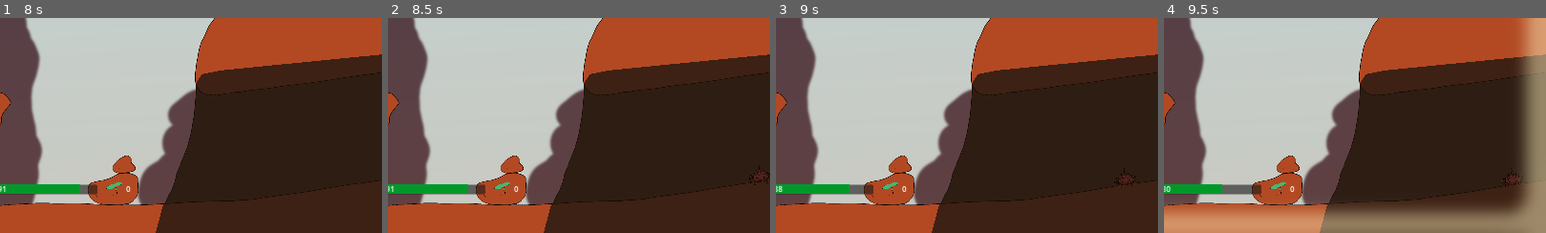
Above: before the commit, frames 1-4 (left to right).
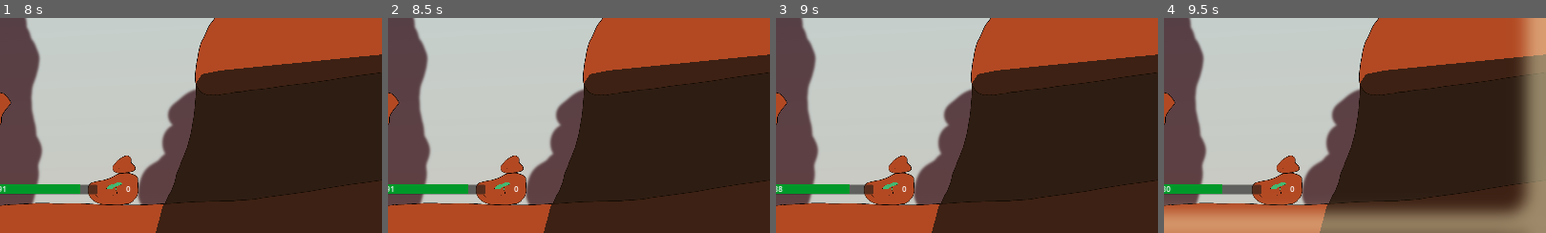
Above: after the commit, the same moments.

Repository: Niimphu/NewbieGameJam2023
Game: Godot game, scene res://Levels/Level 1/level_1.tscn
The game is run twice, just before and just after one commit, with the same random seed, the same clock (stepped at 60 frames per second) and the same inputs. This scene is started directly instead of the project's main scene.
Inputs:
- Up to frame 1 (8 s): tap Enter at 0.5 s; hold J (attack) 0.53-1.28 s; hold Right (ui_right) 0.53-2.03 s; tap Space (jump) at 0.77, 1.52, 3.02, 3.77, 4.52, 6.02, 6.77, 7.52 s; tap K (toggle_parasol) every 1.5 s from 1.35 to 7.35 s; hold Left (ui_left) 2.03-2.78 s; hold J (attack) 2.03-2.78 s; hold Right (ui_right) 2.78-4.28 s; hold J (attack) 3.53-4.28 s; hold Left (ui_left) 4.28-5.03 s; hold Right (ui_right) 5.03-5.78 s; hold J (attack) 5.03-5.78 s; hold Left (ui_left) 5.78-7.28 s; hold J (attack) 6.53-7.28 s; hold Right (ui_right) from 7.28 s (still down)
- Up to frame 2 (8.5 s): keep holding Right (ui_right); hold J (attack) from 8.03 s (still down)
- Up to frame 3 (9 s): keep holding Right (ui_right); release J (attack) at 8.78 s; tap K (toggle_parasol) at 8.85 s
- Up to frame 4 (9.5 s): keep holding Right (ui_right); tap Space (jump) at 9.02 s
The pictures show only the part of the screen within x 50-100%, y 50-100%; the shares and areas given below are measured in that part.

Frame 1 is identical in both runs. In frame 2, 0.2% of the frame differs, in the area x 94-100%, y 68-78%; in frame 3, 0.2%, in the area x 88-95%, y 69-80%; in frame 4, 0.2%.

Commit message:
level 1 fixed

Diff:
--- a/Characters/CrownCrab/CrownCrab.tscn
+++ b/Characters/CrownCrab/CrownCrab.tscn
@@ -72,7 +72,7 @@
 color_ramp = SubResource("Gradient_syhv0")
 
 [node name="InvincibilityTimer" type="Timer" parent="."]
-wait_time = 0.2
+wait_time = 0.5
 one_shot = true
 
 [connection signal="area_entered" from="HitDetectionArea2D" to="." method="_on_hit_detection_area_2d_area_entered"]
--- a/Levels/Environment/Sprout/Sprout.tscn
+++ b/Levels/Environment/Sprout/Sprout.tscn
@@ -18,3 +18,5 @@
 [node name="Sprite2D" type="Sprite2D" parent="."]
 scale = Vector2(0.07, 0.07)
 texture = ExtResource("1_ychvu")
+
+[connection signal="body_entered" from="." to="." method="_on_body_entered"]
--- a/Levels/Level 1/level_1.tscn
+++ b/Levels/Level 1/level_1.tscn
@@ -210,13 +210,13 @@
 
 [node name="Crabbos" type="Node2D" parent="."]
 
-[node name="WanderingEnemy" parent="Crabbos" instance=ExtResource("10_88ogy")]
+[node name="CrownCrab" parent="Crabbos" instance=ExtResource("10_88ogy")]
 position = Vector2(1476, 577)
 
-[node name="WanderingEnemy2" parent="Crabbos" instance=ExtResource("10_88ogy")]
+[node name="CrownCrab2" parent="Crabbos" instance=ExtResource("10_88ogy")]
 position = Vector2(6700, 542)
 
-[node name="WanderingEnemy3" parent="Crabbos" instance=ExtResource("10_88ogy")]
+[node name="CrownCrab3" parent="Crabbos" instance=ExtResource("10_88ogy")]
 position = Vector2(3611, 608)
 
 [node name="Player" parent="." instance=ExtResource("9_8x4hg")]
--- a/Levels/Tutorial/Tutorial.tscn
+++ b/Levels/Tutorial/Tutorial.tscn
@@ -182,5 +182,3 @@
 [node name="CanvasModulate" type="CanvasModulate" parent="."]
 color = Color(0.25098, 0.25098, 0.25098, 1)
 metadata/_edit_lock_ = true
-
-[connection signal="body_entered" from="Sprout" to="Sprout" method="_on_body_entered"]
